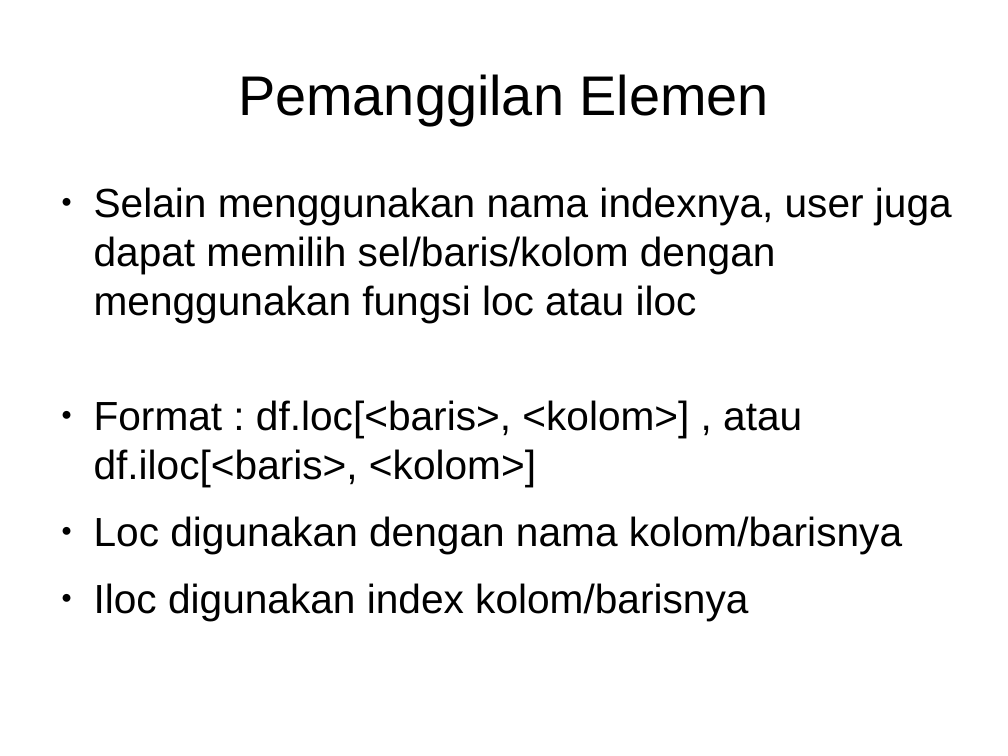
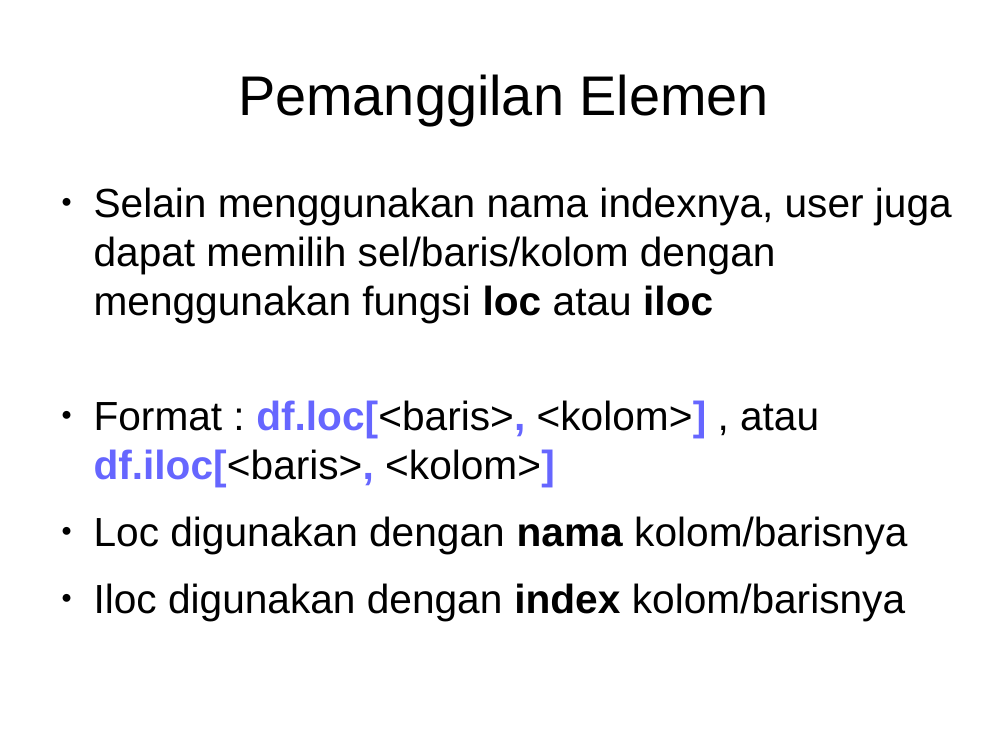
Before and after one commit to Arasy/SlidePythonDataScience, a slide deck: slide 28 of Ch3-Pandas.odp (slide 26 before the commit). Drawn at 1008x756 pixels with LibreOffice and Linux fonts; fonts in the diff are those of the drawing. Boxes give left, top, right and bottom in pixels: in the first picture for what was removed or moved away, otherwise in the second. Text is boxed around its words. In the diff, an @@ line names an element or a change of style, - is before the commit and + after.

```diff
--- a/Ch3-Pandas.odp
+++ b/Ch3-Pandas.odp
@@ text at (94, 187, 952, 553): bold on in "loc iloc", "df.loc[<baris>, <kolom>] df.iloc[<baris>, <kolom>]", "nama"; text colour #000000 to #6666FF in "df.loc[<baris>, <kolom>] df.iloc[<baris>, <kolom>]" @@
@@ text at (94, 583, 905, 620): text changed @@
-● Iloc digunakan index kolom/barisnya
+● Iloc digunakan dengan index kolom/barisnya
```
Also in this commit, not shown: 8 other slides changed, 2 slides added, 1 other file.
